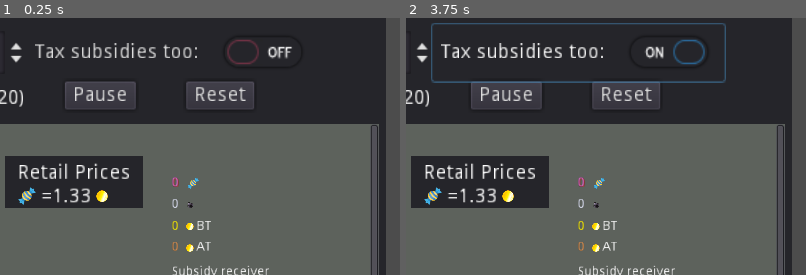
Above: before the commit, frames 1-2 (left to right).
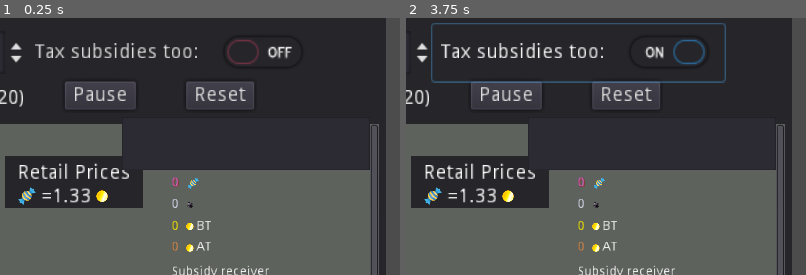
Above: after the commit, the same moments.

Repository: carlostgit/taxes
Game: Godot game, scene res://Control.tscn
Two runs of this game, one before a commit and one after it. Both use one fixed random seed, a clock stepped at 60 frames per second and the inputs below.
Inputs:
- Up to frame 1 (0.25 s): no input
- Up to frame 2 (3.75 s): click "Work" at 0.5 s; click "Auto work:" at 1.25 s; click "Sell ore" at 2 s; click "Automatic mode:" at 2.75 s; click "Tax subsidies too:" at 3.5 s
The pictures show only the part of the screen within x 50-100%, y 0-50%; the shares and areas given below are measured in that part.

The runs differ from the first frame. In frame 1, 11% of the frame differs, in the area x 30-93%, y 41-60%; in frame 2, 11%.

Commit message:
se añade un itemlist y un _gui_input de debug para printear los inputs que se registran

Diff:
--- a/Control.gd
+++ b/Control.gd
@@ -112,3 +112,16 @@
 		_tax_labour_only = true
 	if(get_main_scene()):
 		get_main_scene().set_tax_labour_only(_tax_labour_only)
+
+func _gui_input(event):
+	if event is InputEventMouseButton:
+		if event.button_index == BUTTON_LEFT and event.pressed:
+			print("I've been clicked D:")
+
+	if event is InputEventMagnifyGesture:
+		var factor = event.get_factor()
+		print("Magnifying: "+str(factor))
+
+	$ItemList.add_item(event.as_text())
+	$ItemList.select($ItemList.get_item_count()-1)
+	$ItemList.ensure_current_is_visible()
--- a/Control.tscn
+++ b/Control.tscn
@@ -25,6 +25,7 @@
 size_flags_vertical = 3
 
 [node name="ScrollContainer" type="ScrollContainer" parent="Panel"]
+editor/display_folded = true
 margin_top = 150.0
 margin_right = 1090.0
 margin_bottom = 690.0
@@ -131,6 +132,12 @@
 margin_bottom = 114.0
 rect_scale = Vector2( 2, 2 )
 text = "Resolucion"
+
+[node name="ItemList" type="ItemList" parent="."]
+margin_left = 730.0
+margin_top = 140.0
+margin_right = 1078.0
+margin_bottom = 215.0
 [connection signal="pressed" from="Panel/Button_pause" to="." method="_on_Button_pause_pressed"]
 [connection signal="toggled" from="Panel/CheckButton_automatic_mode" to="." method="_on_CheckButton_automatic_mode_toggled"]
 [connection signal="value_changed" from="Panel/SpinBox_VAT" to="." method="_on_SpinBox_VAT_value_changed"]
